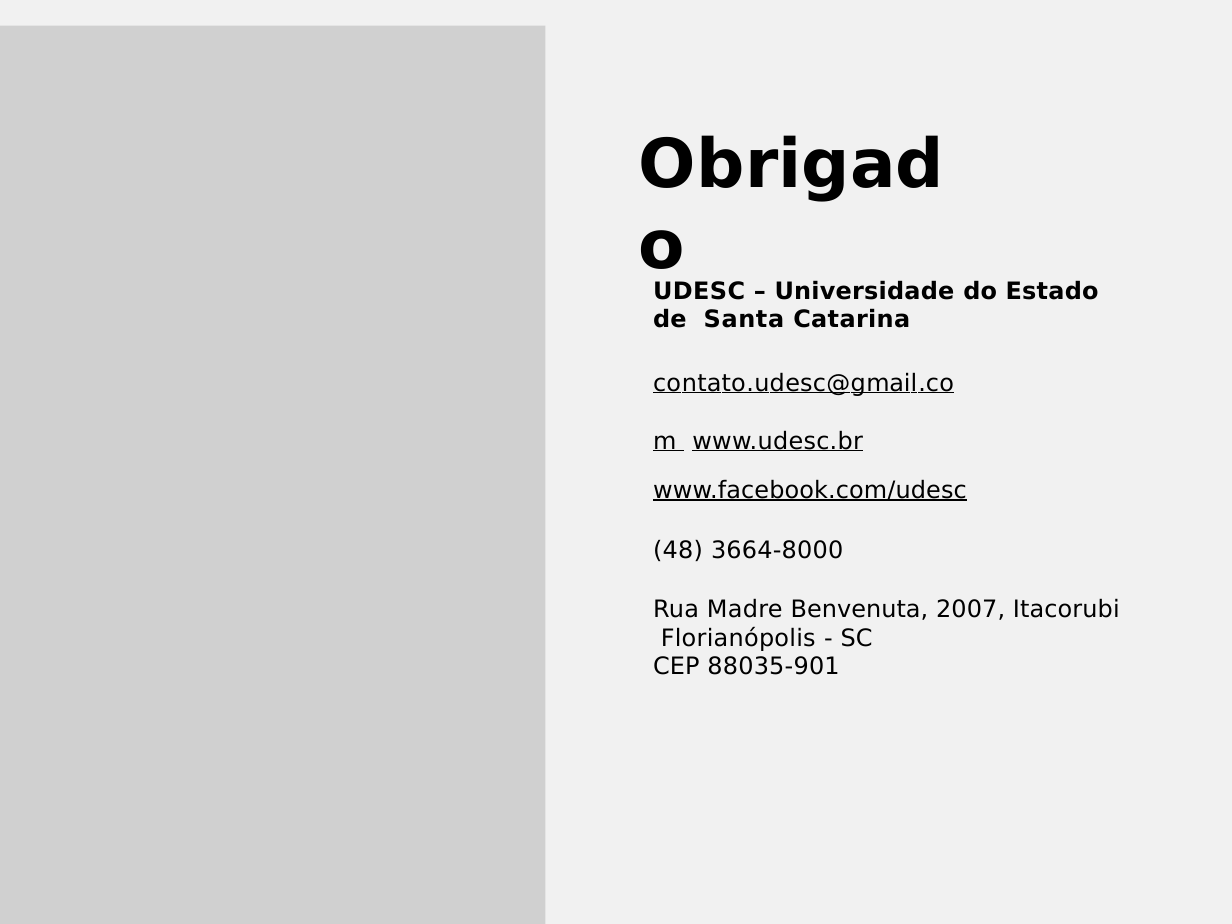
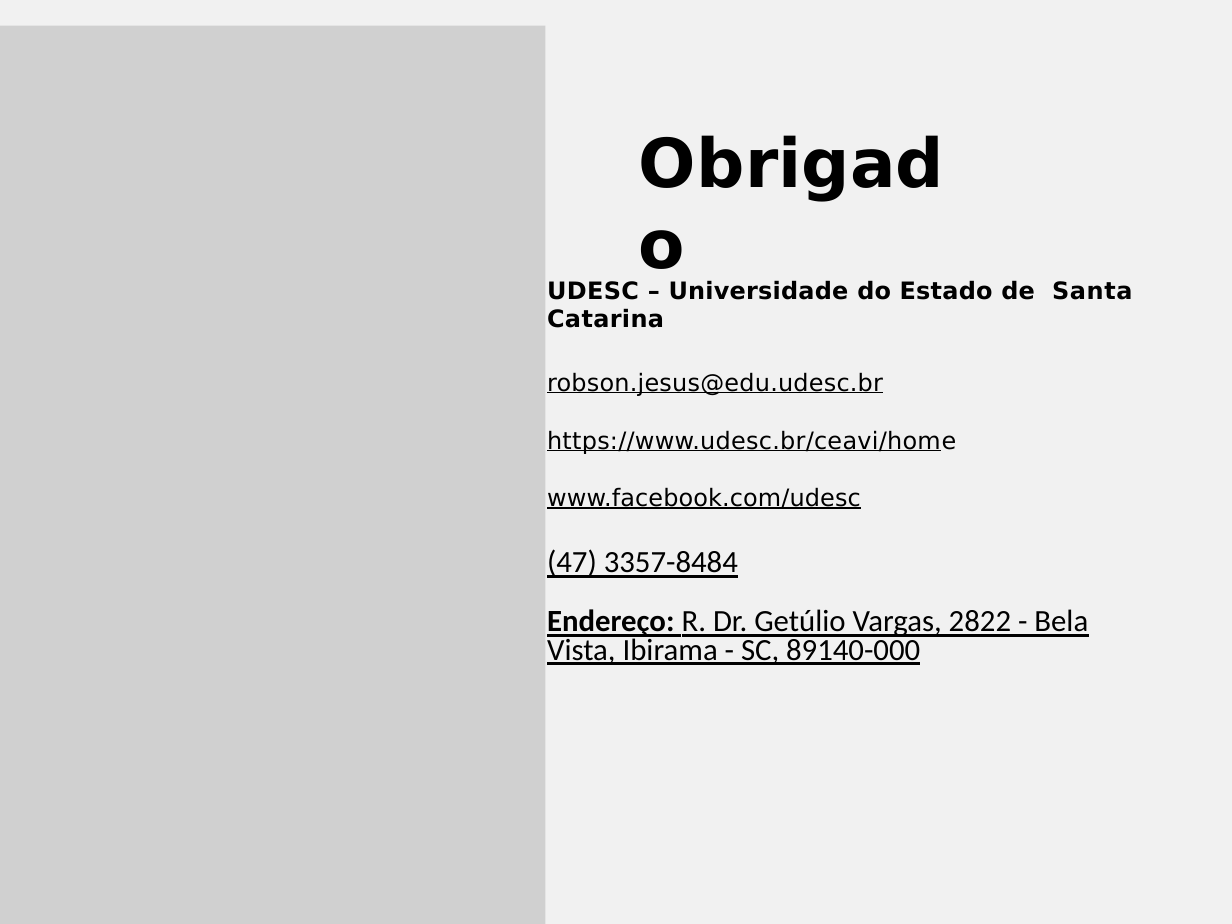
Before and after one commit to robsondejesus1996/Chat, a slide deck: slide 10 of Apresentação.pptx. Drawn at 1232x924 pixels with LibreOffice and Linux fonts; fonts in the diff are those of the drawing; grey boxes stand for pictures. Boxes give left, top, right and bottom in pixels: in the first picture for what was removed or moved away, otherwise in the second. Text is boxed around its words. In the diff, an @@ line names an element or a change of style, - is before the commit and + after.

```diff
--- a/Apresentação.pptx
+++ b/Apresentação.pptx
@@ text "UDESC – Universidade do Estado ..." moved from (x1=653, y1=280, x2=1120, y2=675) to (x1=547, y1=280, x2=1132, y2=665) @@
@@ text at (x1=547, y1=372, x2=1088, y2=665): text changed @@
-contato.udesc@gmail.com www.udesc.br
-www.facebook.com/udesc
-(48) 3664-8000
-Rua Madre Benvenuta, 2007, Itacorubi Florianópolis - SC
-CEP 88035-901
+robson.jesus@edu.udesc.br https://www.udesc.br/ceavi/homewww.facebook.com/udesc
+(47) 3357-8484
+Endereço: R. Dr. Getúlio Vargas, 2822 - Bela Vista, Ibirama - SC, 89140-000
```
Also in this commit, not shown: 2 other slides changed, 9 other files.
